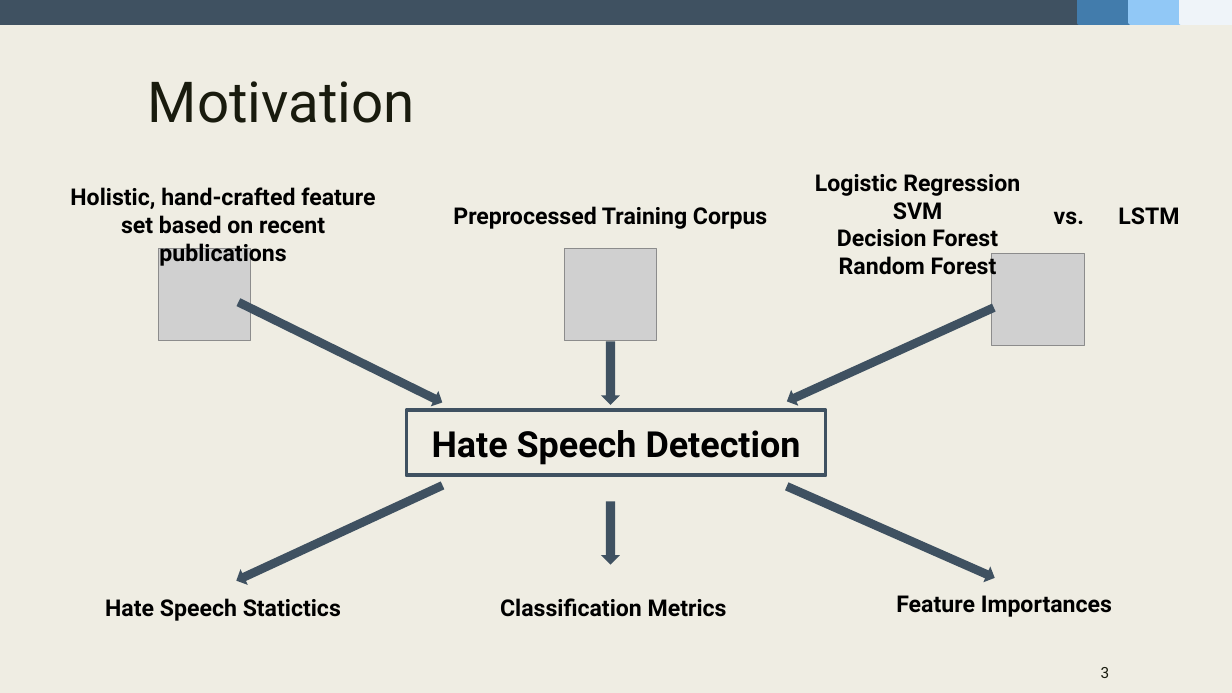
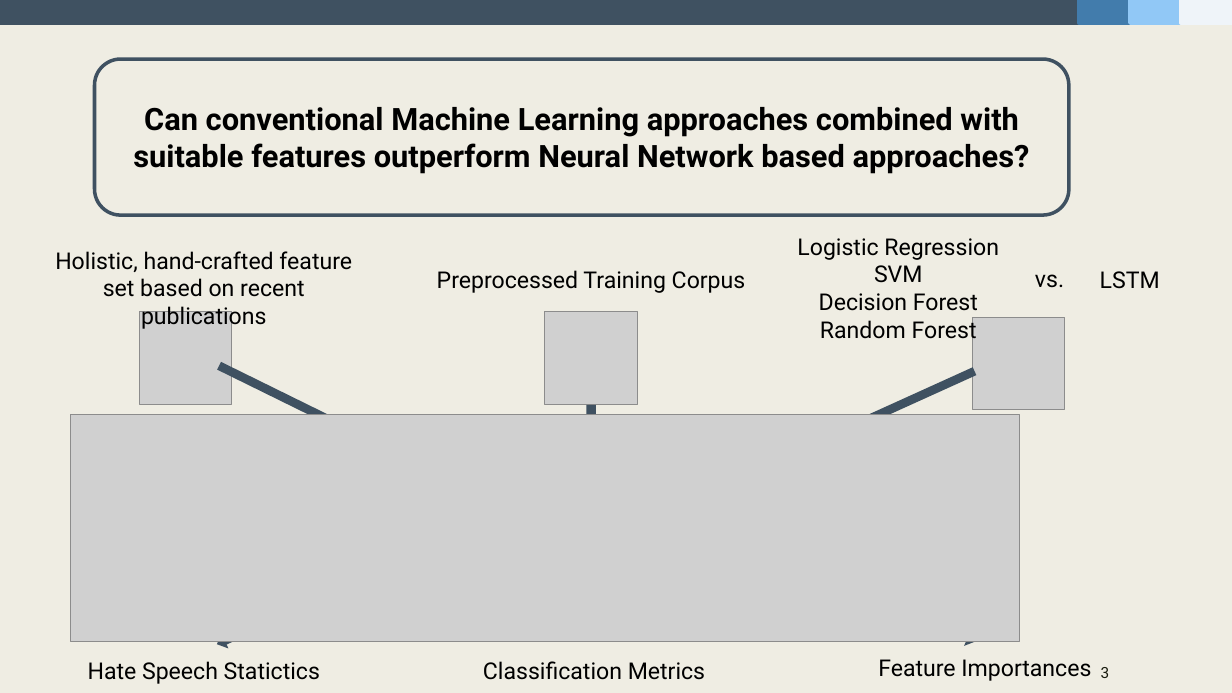
Before and after one commit to fidsusj/HateSpeechDetection, a slide deck: slide 3 of docs/presentation/presentation-slides.pptx. Drawn at 1232x693 pixels with LibreOffice and Linux fonts; fonts in the diff are those of the drawing; grey boxes stand for pictures. Boxes give left, top, right and bottom in pixels: in the first picture for what was removed or moved away, otherwise in the second. Text is boxed around its words. In the diff, an @@ line names an element or a change of style, - is before the commit and + after.

```diff
--- a/docs/presentation/presentation-slides.pptx
+++ b/docs/presentation/presentation-slides.pptx
@@ rounded rectangle added at [94, 59, 1069, 215], outline #3F5161 2.75 pt, 24 pt, text #000000, bold @@
+Can conventional Machine Learning approaches combined with suitable features outperform Neural Network based approaches?
@@ title removed at [148, 81, 415, 123] @@
-Motivation
@@ picture: place and size @@
-picture at [159, 249, 251, 341]
+picture at [140, 311, 232, 404]
@@ picture: place and size @@
-picture at [565, 249, 657, 341]
+picture at [545, 311, 638, 404]
@@ picture added at [71, 414, 1019, 641] @@
@@ rectangle removed at [407, 410, 826, 476] @@
-Hate Speech Detection
@@ 8 texts, 5 right arrows, 1 picture: place and size @@
-8 texts, 5 right arrows, 1 picture at [70, 174, 1179, 621]
+8 texts, 5 right arrows, 1 picture at [55, 238, 1160, 684]
@@ right arrow removed at [601, 502, 620, 566] @@
@@ bold off in 8 elements at [437, 270, 746, 293], [1100, 271, 1160, 289], [88, 661, 320, 684], [878, 659, 1091, 681], [55, 251, 352, 330], [797, 238, 999, 343], [1035, 274, 1064, 288], [483, 661, 705, 680] @@
```
Also in this commit, not shown: 3 other slides changed, 3 slides added, 1 slide removed, 2 other files.
